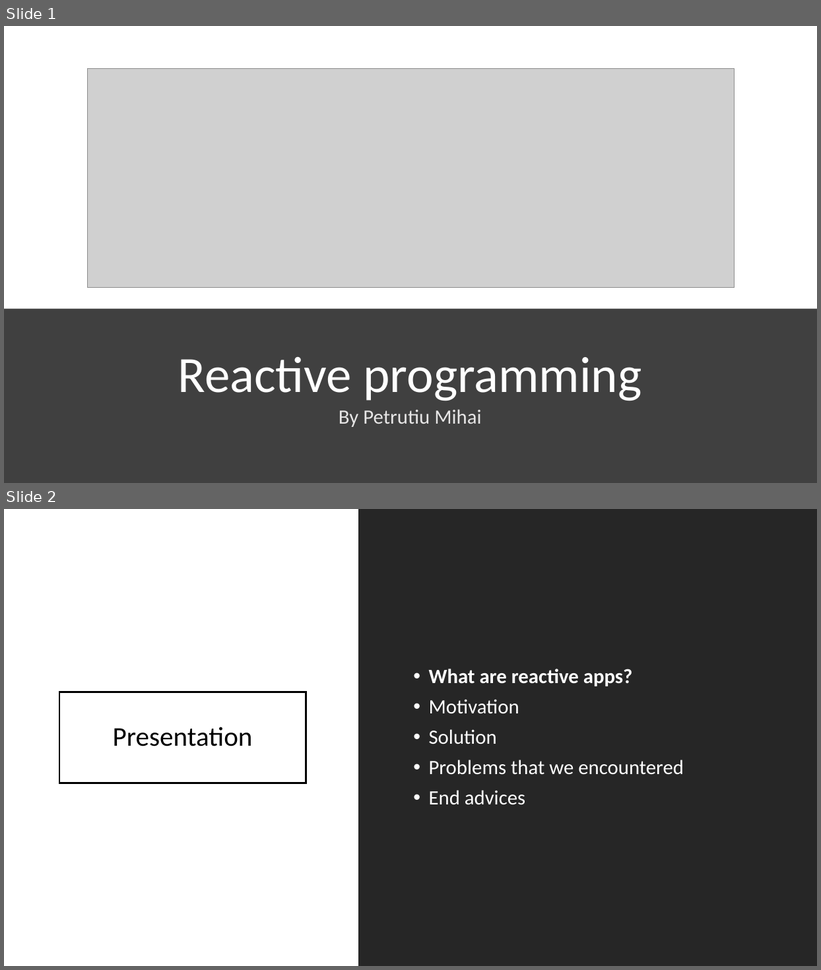
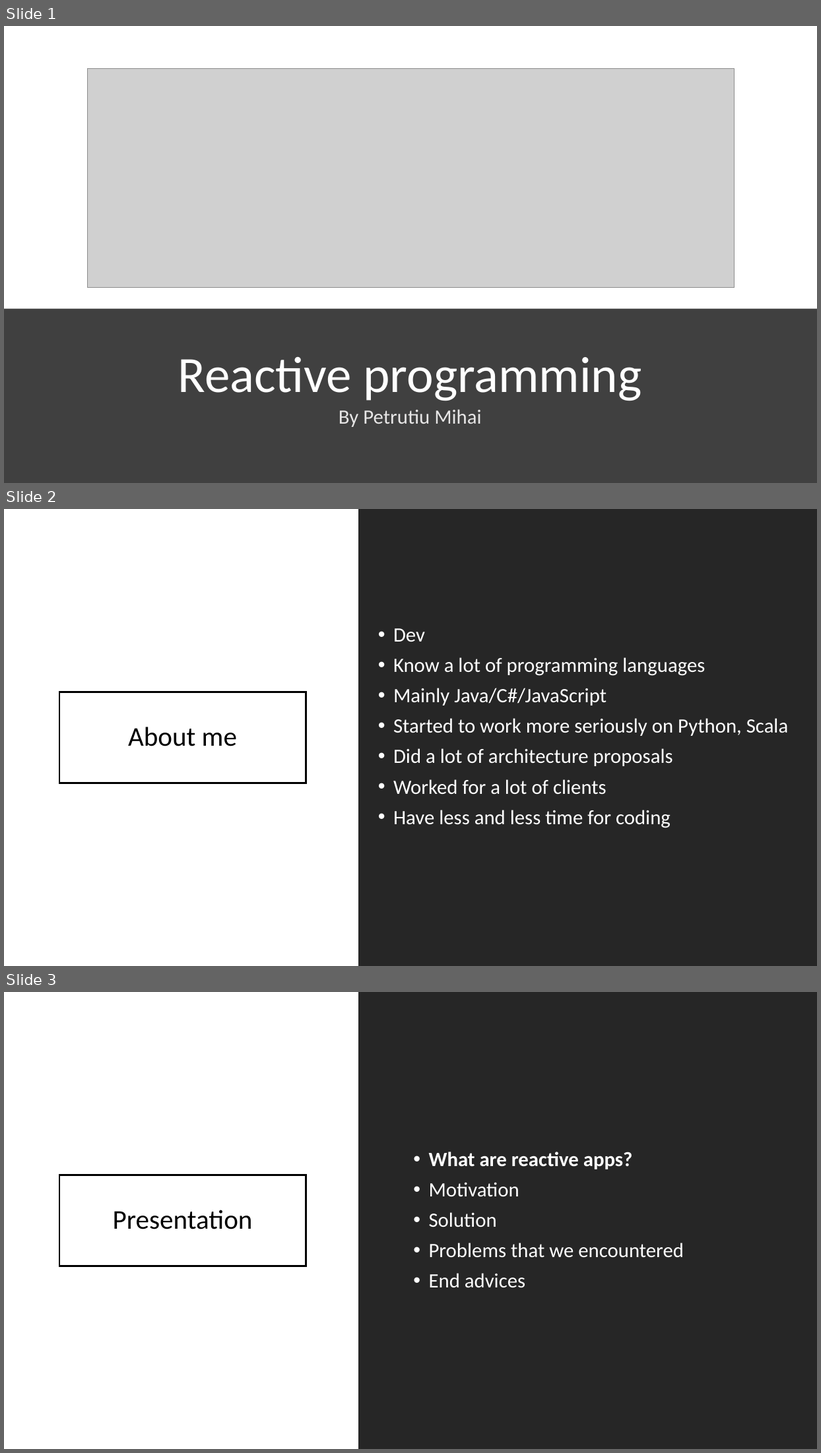
Before and after one commit to MihaiTheCoder/EventMadness, a slide deck: Reactive programming.pptx. Shown one above the other, each under a label of ours: slides 1 and 2 before the commit, slides 1, 2 and 3 after it. The pictures are 821x970 and 821x1453 pixels, drawn with LibreOffice and Linux fonts; fonts in the diff are those of the drawing; grey boxes stand for pictures. Boxes give left, top, right and bottom in pixels: in the first picture for what was removed or moved away, otherwise in the second. Text is boxed around its words. In the diff, an @@ line names an element or a change of style, - is before the commit and + after.

```diff
--- a/Reactive programming.pptx
+++ b/Reactive programming.pptx
@@ slide 2 added at box(4, 509, 817, 966), background #FFFFFF @@
@@ rectangle added at box(358, 509, 817, 966), fill #262626 @@
@@ text added at box(393, 628, 788, 828), 24 pt, text #FFFFFF @@
+• Dev
+• Know a lot of programming languages
+• Mainly Java/C#/JavaScript
+• Started to work more seriously on Python, Scala
+• Did a lot of architecture proposals
+• Worked for a lot of clients
+• Have less and less time for coding
@@ title added at box(59, 692, 306, 783), fill #FFFFFF at 50% opacity, outline #000000 2 pt, 32 pt, text #000000 @@
+About me
@@ what was slide 2 is now slide 3 @@
```
Also in this commit, not shown: 1 slide changed, 2 other slides added.
